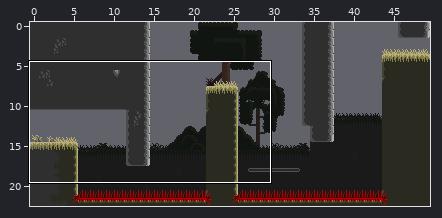
Level history. Tiled map (JSON): Bin/Levels/level_6.json. The first picture is a wide view before the edit; the outline marks the close-up.
Close-up. Before:
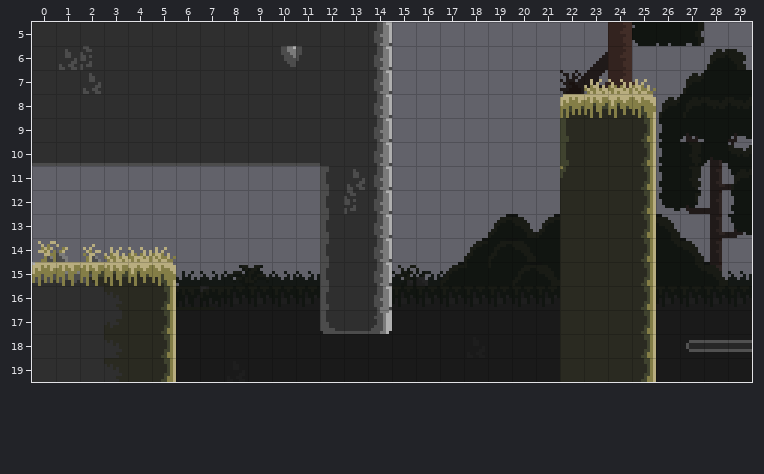
Cells are 8x8 px. Shown: x 0..29, y 5..19. The commit also changed other parts of the map, which this record leaves out.
After the commit:
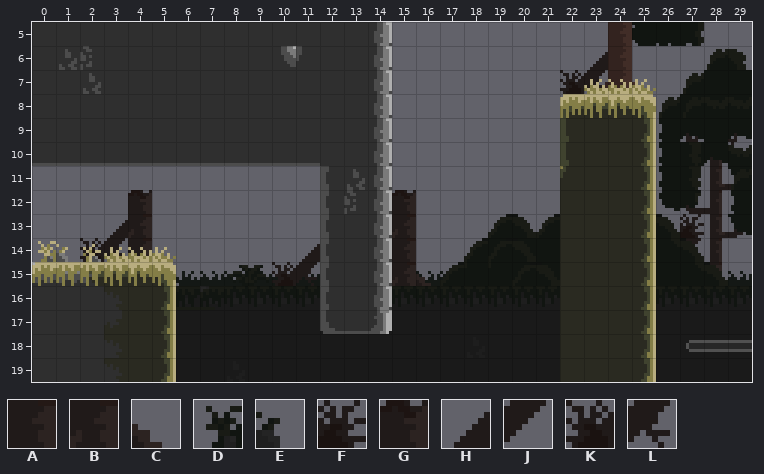
Key: from "passontileset": A 23, B 25, C 26, D 51, E 52, F 55, G 56, H 57, J 58, K 88, L 89.
_ is an empty cell.
Diff:
Layer "BG1":
There is now tile A in row 14 at x 4.
There is now tile F in row 13 at x 27.
There is now tile G in row 12 at x 4.
There is now tile H in row 13 at x 3.
There is now tile J in row 14 at x 27.
There is now tile K in row 14 at x 2.
There is now tile L in row 14 at x 3.
Layer "BG2":
There is now tile A in row 14 at x 15.
The edit turns tile D into tile B in row 15 at x 15.
There is now tile B in row 13 at x 4 and 15.
The edit turns tile E into tile C in row 15 at x 16.
There is now tile G in row 12 at x 15.
There is now tile H in row 14 at x 11.
There is now tile K in row 15 at x 10.
There is now tile L in row 15 at x 11.
Where, in picture pixels (left, top, right, bottom), the same in both close-ups:
added: (80, 190, 152, 262)
changed: (392, 190, 431, 286)
added: (680, 214, 704, 244)
added: (272, 244, 320, 286)
